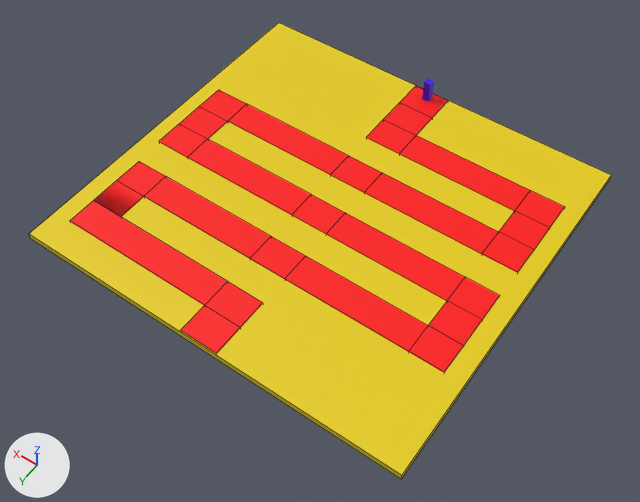
Before and after pictures for a commit that changed the FBX model IFTP Corps/Assets/Resourses/Sexo do VVagner/mapa/mapa blockagem.fbx.
The view is the same before and after, from a camera (50 mm lens) standing at (-82.5, 166.1, 166.3) and looking at (-4.2, 56.4, -6.1). The axes (+X, +Y, +Z) are drawn at lower left. The lights are the same throughout. Mesh edges are drawn as thin lines on the coarser meshes. Where no turn or scale is listed for an object, it has been applied to the vertices. Vertices at the same position are counted once.

In view in the first picture: 'Caminho', 'Chao Geral'.
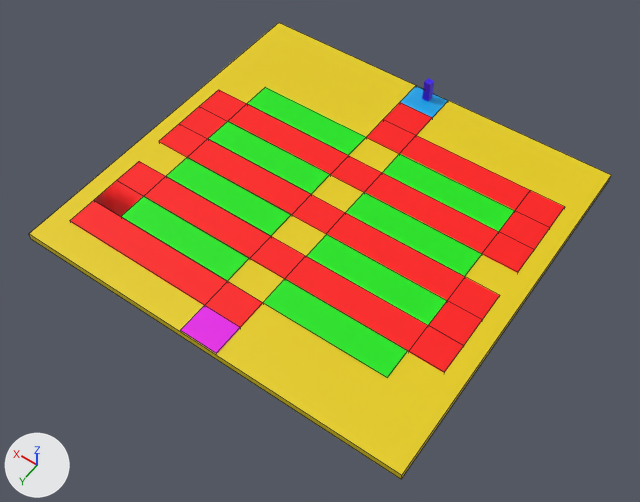
Location of each change, (x1, y1, x2, y2) in pixels of the pictures (640 x 502 px):
'Caminho', reshaped
    before: (70, 86, 565, 372)
    after: (70, 90, 565, 372)
'Area dos defensores', added (green)
    after: (121, 87, 515, 378)
'Start', added (pink)
    after: (181, 305, 240, 354)
'Final', added
    after: (400, 86, 448, 118)
part 1 of me_cube_003, deleted
    before: (181, 305, 240, 354)
part 2 of me_cube_003, deleted
    before: (400, 86, 448, 118)

Edits to the bpy script that builds the scene:
```text
Add mat_material_003:
    mat_material_003 = principled_material('Material.003')
    mat_material_003.base_color = (0.00159, 0.8, 0.0)  # green #05e700
Add mat_material_005:
    mat_material_005 = principled_material('Material.005')
    mat_material_005.base_color = (0.789, 0.0, 0.8)  # pink #e600e7
Add mat_material_004:
    mat_material_004 = principled_material('Material.004')
    mat_material_004.base_color = (0.0, 0.372, 0.8)  # cyan #00a4e7
Change me_cube_003:
    where me_cube_003.from_pydata(...)  # 114 vertices, 112 faces; spans x -48.1..48.8, y -2.6..96.5, z -1.8..-1.0
    used by ob_caminho; location = (0.0, 0.0, 1.0)
    verts and faces of me_cube_003; kept vertices keep their numbers, new ones are numbered from 114
    before: 0 (-5.1, 96.5, -1.0) at pixel (216, 353), 1 (5.3, 96.5, -1.0) at pixel (180, 330), 10 (5.3, 88.2, -1.0) at pixel (204, 305), 12 (-5.1, 88.2, -1.0) at pixel (240, 327), 57 (-5.1, 96.5, -1.8) at pixel (216, 355)
    before: 58 (5.3, 96.5, -1.8) at pixel (180, 332), 73 (5.3, 88.2, -1.8), 75 (-5.1, 88.2, -1.8)
    before: 5 (5.3, -2.6, -1.0) at pixel (415, 85), 9 (-5.1, -2.6, -1.0) at pixel (448, 100), 42 (5.3, 5.7, -1.0) at pixel (399, 102), 44 (-5.1, 5.7, -1.0) at pixel (432, 117), 63 (5.3, 5.7, -1.8)
    before: 64 (5.3, -2.6, -1.8), 67 (-5.1, 5.7, -1.8), 68 (-5.1, -2.6, -1.8)
    me_cube_003 part 1
    add delete_vertices([0, 1, 57, 58])  # with the faces that use them
    me_cube_003 part 2
    add delete_vertices([5, 9, 64, 68])  # with the faces that use them
Add me_cube_005:
    me_cube_005.from_pydata(...)  # 32 vertices, 8 faces; spans x -38.8..39.0, y 22.2..80.0, z -1.0
    me_cube_005.materials.append(mat_material_003)  # green #05e700
Add me_cube_006:
    me_cube_006.from_pydata([(-5.09, 96.48, -1.02), (5.27, 96.48, -1.02), (5.27, 88.23, -1.02), (-5.09, 88.23, -1.02), (-5.09, 96.48, -1.81), (5.27, 96.48, -1.81), (5.27, 88.23, -1.81), (-5.09, 88.23, -1.81)], [], [(1, 0, 3, 2), (5, 6, 7, 4), (1, 5, 4, 0), (2, 6, 5, 1), (0, 4, 7, 3)])
    me_cube_006.materials.append(mat_material_005)  # pink #e600e7
Add me_cube_007:
    me_cube_007.from_pydata([(5.27, -2.6, -1.02), (-5.09, -2.6, -1.02), (5.27, 5.65, -1.02), (-5.09, 5.65, -1.02), (5.27, 5.65, -1.81), (5.27, -2.6, -1.81), (-5.09, 5.65, -1.81), (-5.09, -2.6, -1.81)], [], [(2, 3, 1, 0), (4, 5, 7, 6), (0, 5, 4, 2), (3, 6, 7, 1), (1, 7, 5, 0)])
    me_cube_007.materials.append(mat_material_004)  # cyan #00a4e7
Add ob_area_dos_defensores:
    ob_area_dos_defensores = bpy.data.objects.new('Area dos defensores', me_cube_005)
    ob_area_dos_defensores.location = (0.0, 0.0, 1.0)
Add ob_start:
    ob_start = bpy.data.objects.new('Start', me_cube_006)
    ob_start.location = (0.0, 0.0, 1.0)
Add ob_final:
    ob_final = bpy.data.objects.new('Final', me_cube_007)
    ob_final.location = (0.0, 0.0, 1.0)
```
